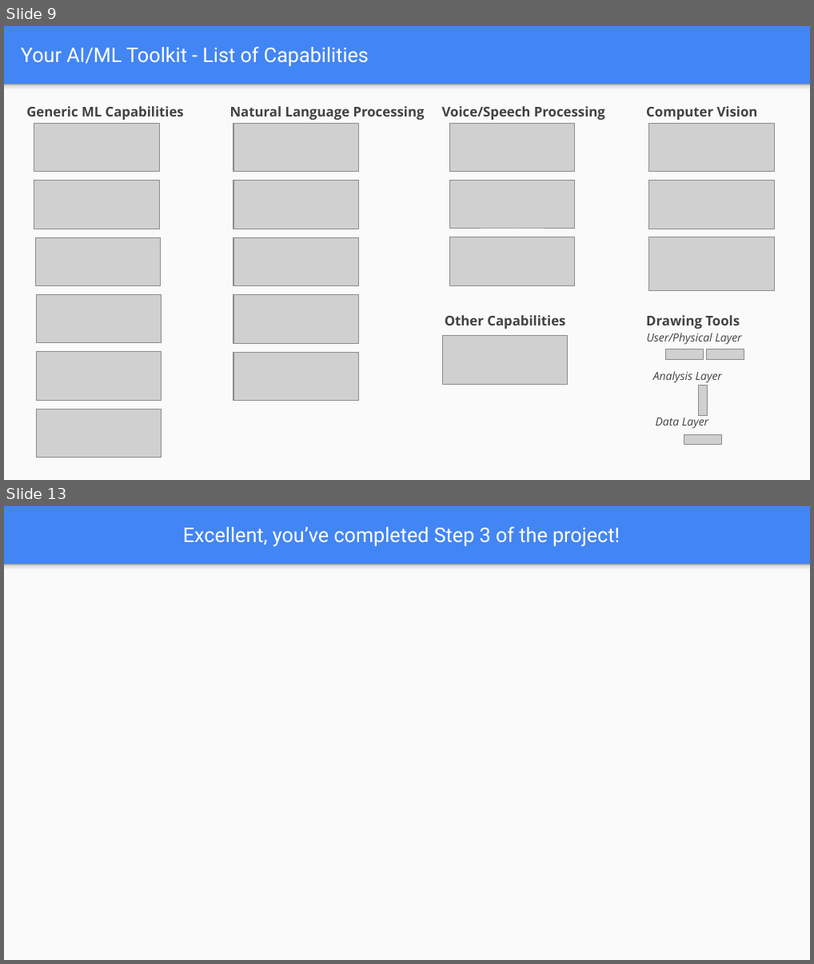
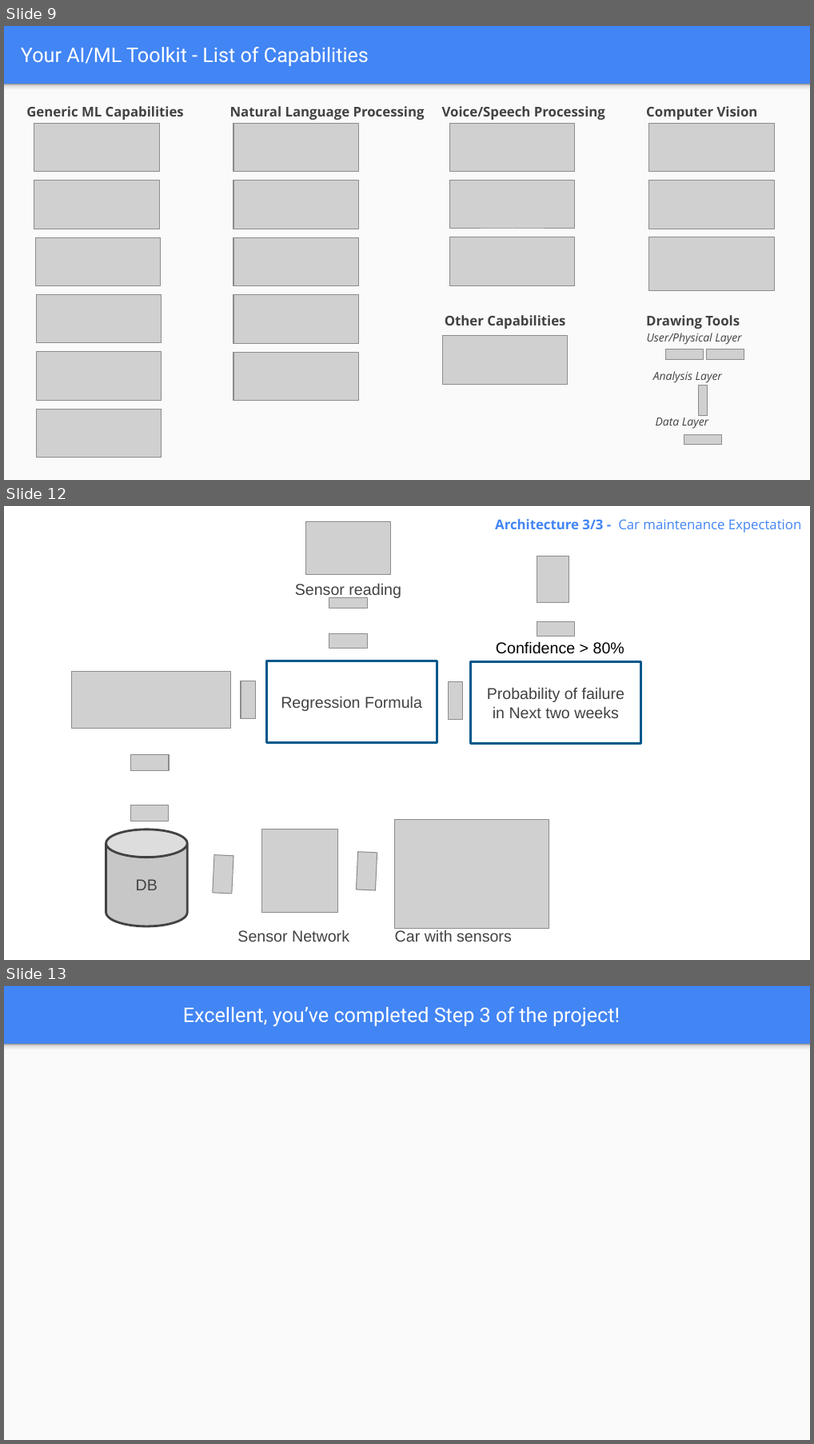
Before and after one commit to mohandesosama/Delivering-an-ML-AI-Strategy, a slide deck: 02_project-steps-aibl.pptx. Shown one above the other, each under a label of ours: slides 9 and 13 before the commit, slides 9, 12 and 13 after it; the slides between them are not shown. The pictures are 814x964 and 814x1444 pixels, drawn with LibreOffice and Linux fonts; fonts in the diff are those of the drawing; grey boxes stand for pictures; background and template pictures are left out. Boxes give left, top, right and bottom in pixels: in the first picture for what was removed or moved away, otherwise in the second. Text is boxed around its words. In the diff, an @@ line names an element or a change of style, - is before the commit and + after.

```diff
--- a/02_project-steps-aibl.pptx
+++ b/02_project-steps-aibl.pptx
@@ slide 12 added at [4,506,810,960], background picture (left out) @@
@@ picture added at [306,521,391,575] @@
@@ text added at [495,519,802,532], 12 pt, text #4285F4 @@
+Architecture 3/3 - Car maintenance Expectation
@@ picture added at [537,556,570,603] @@
@@ text added at [295,583,401,599], 14 pt, text #424242 @@
+Sensor reading
@@ picture added at [330,598,368,608] @@
@@ picture added at [537,622,575,636] @@
@@ picture added at [330,633,368,648] @@
@@ text added at [496,641,625,654], 14 pt, text #000000 @@
+Confidence > 80%
@@ picture added at [72,671,231,728] @@
@@ rectangle added at [267,661,437,742], outline #01588C 2 pt, 14 pt, text #424242 @@
+Regression Formula
@@ rectangle added at [471,662,641,743], outline #01588C 2 pt, 14 pt, text #424242 @@
+Probability of failure in Next two weeks
@@ picture added at [241,680,255,719] @@
@@ picture added at [449,681,463,720] @@
@@ picture added at [131,754,170,771] @@
@@ picture added at [130,805,169,821] @@
@@ cylinder added at [106,829,188,926], fill #C7C7C7, outline #424242 2 pt, 14 pt, text #424242 @@
+DB
@@ picture added at [262,829,337,912] @@
@@ picture added at [395,820,549,928] @@
@@ picture added at [212,854,234,893] @@
@@ picture added at [357,851,378,890] @@
@@ text added at [238,929,350,941], 14 pt, text #424242 @@
+Sensor Network
@@ text added at [395,930,512,941], 14 pt, text #424242 @@
+Car with sensors
```
Also in this commit, not shown: 1 slide changed, 2 other slides added, 3 slides removed, 1 other file.
